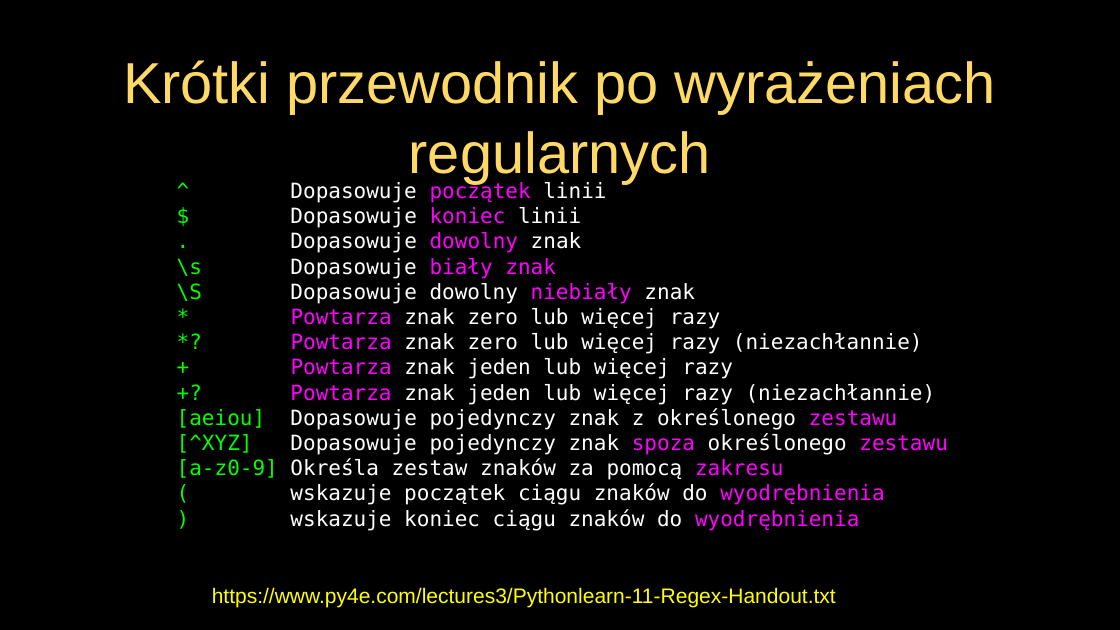
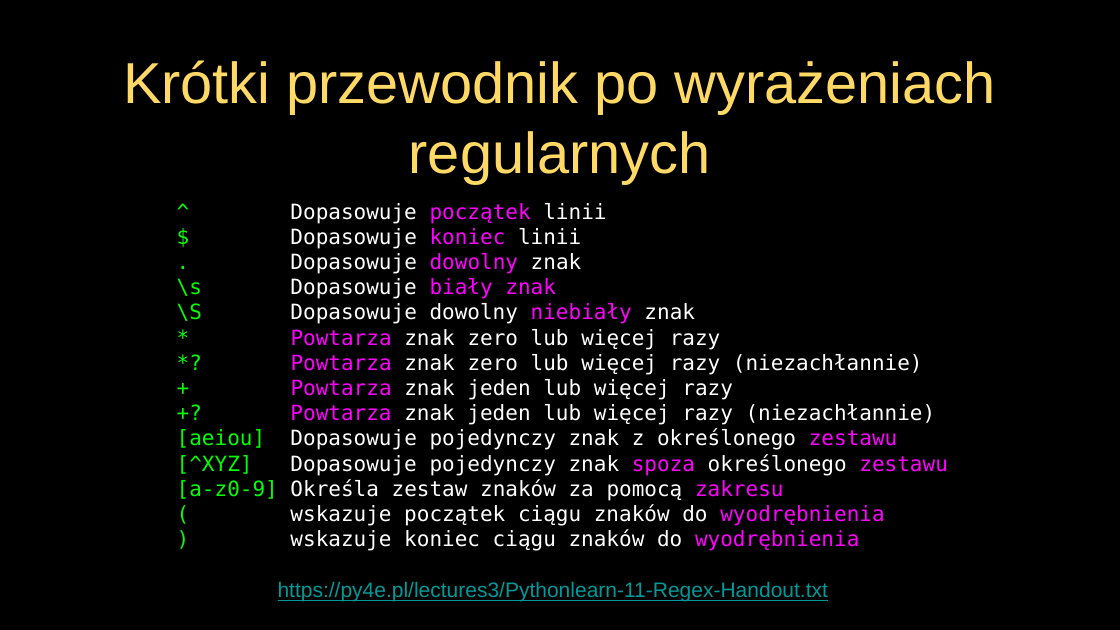
Before and after one commit to andre-wojtowicz/py4e-pl, a slide deck: slide 7 of lectures3/Pythonlearn-11-Regex.pptx. Drawn at 1120x630 pixels with LibreOffice and Linux fonts; fonts in the diff are those of the drawing. Boxes give left, top, right and bottom in pixels: in the first picture for what was removed or moved away, otherwise in the second. Text is boxed around its words. In the diff, an @@ line names an element or a change of style, - is before the commit and + after.

```diff
--- a/lectures3/Pythonlearn-11-Regex.pptx
+++ b/lectures3/Pythonlearn-11-Regex.pptx
@@ text "^ Dopasowuje początek linii": place and size @@
-text "^ Dopasowuje początek linii" at box(177, 181, 947, 531)
+text "^ Dopasowuje początek linii" at box(177, 203, 947, 551)
@@ text at box(278, 582, 828, 602): text changed; text colour #FFFF00 to #009999 @@
-https://www.py4e.com/lectures3/Pythonlearn-11-Regex-Handout.txt
+https://py4e.pl/lectures3/Pythonlearn-11-Regex-Handout.txt
```
Also in this commit, not shown: 8 other slides changed, 39 other files.
